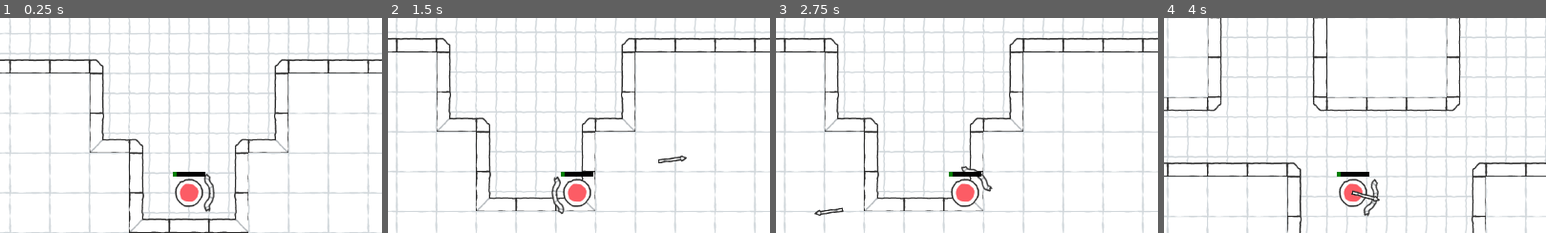
Above: before the commit, frames 1-4 (left to right).
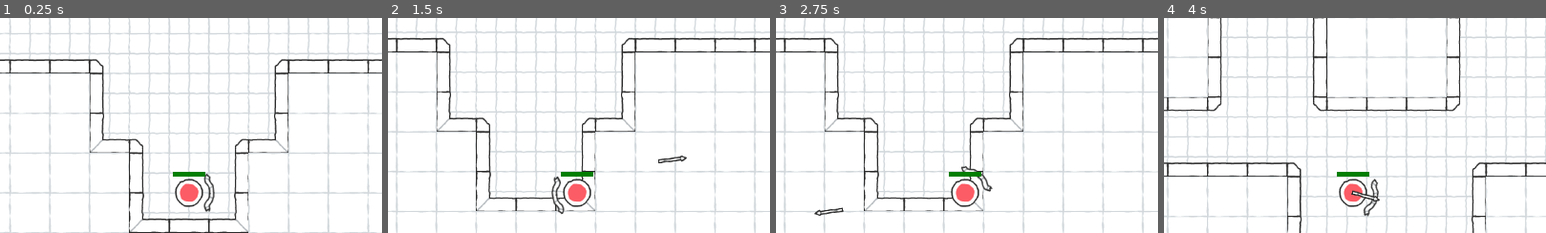
Above: after the commit, the same moments.

Repository: la-game/la-bh
Game: Godot game, scene res://src/game/maps/map_00.tscn
Two runs of this game, one before a commit and one after it. Both use one fixed random seed, a clock stepped at 60 frames per second and the inputs below. This scene is started directly instead of the project's main scene.
Inputs (mouse positions are % of the whole screen's width and height, from its top left):
- Up to frame 1 (0.25 s): no input
- Up to frame 2 (1.5 s): tap Enter at 0.5 s; move the mouse to (72, 45) at 0.52 s; hold D (move_right) 0.53-1.28 s; move the mouse to (30, 55) at 1.27 s; hold S (move_down) from 1.28 s (still down)
- Up to frame 3 (2.75 s): move the mouse to (60, 28) at 2.02 s; release S (move_down) at 2.03 s; hold D (move_right) from 2.03 s (still down)
- Up to frame 4 (4 s): move the mouse to (45, 70) at 2.77 s; release D (move_right) at 2.78 s; hold W (move_up) 2.78-3.53 s; move the mouse to (80, 65) at 3.52 s; hold A (move_left) from 3.53 s (still down)
The pictures show only the part of the screen within x 25-75%, y 9-59%; the shares and areas given below are measured in that part.

The runs differ from the first frame. In frame 1, 0.2% of the frame differs, in the area x 46-54%, y 71-74%; in frame 2, 0.2%; in frame 3, 0.2%; in frame 4, 0.2%.

Commit message:
Use hitbox.monitorable in enemy

Diff:
--- a/src/components/status_health/status_health.gd
+++ b/src/components/status_health/status_health.gd
@@ -33,7 +33,7 @@
 		value = v
 
 ## Block changes to health and shields value.[br]
-## This can be used to avoid changing health when the player is dead.
+## This can be used to avoid healing when the player is dead.
 var immutable: bool = false
 
 
--- a/src/game/enemies/enemy.gd
+++ b/src/game/enemies/enemy.gd
@@ -22,9 +22,11 @@
 
 
 func _on_status_health_reached_zero() -> void:
+	health.immutable = true
+	hitbox.monitorable = false
 	players_experience_bar.value += experience
 
 	# Calling "queue_free()" was making MultiplayerSynchonizer stop synchronizing,
 	# which means that any last changes were ignored (like health = 0).
-	var timer := get_tree().create_timer(0.01)
+	var timer := get_tree().create_timer(0.0001)
 	timer.timeout.connect(queue_free)
--- a/src/game/enemies/enemy_00/enemy_00.tscn
+++ b/src/game/enemies/enemy_00/enemy_00.tscn
@@ -25,7 +25,7 @@
 properties/1/spawn = true
 properties/1/replication_mode = 1
 
-[node name="Enemy00" type="CharacterBody2D" node_paths=PackedStringArray("health", "speed", "attack", "navigation", "hitbox", "synchronizer")]
+[node name="Enemy00" type="CharacterBody2D" node_paths=PackedStringArray("health", "speed", "attack", "navigation", "hitbox")]
 collision_layer = 0
 script = ExtResource("1_xa48n")
 health = NodePath("StatusHealth")
@@ -33,7 +33,6 @@
 attack = NodePath("StatusAttack")
 navigation = NodePath("EnemyNavigation")
 hitbox = NodePath("Hitbox")
-synchronizer = NodePath("MultiplayerSynchronizer")
 
 [node name="StatusHealth" parent="." instance=ExtResource("3_4af8a")]
 max_value = 1.0
--- a/src/game/player/player.gd
+++ b/src/game/player/player.gd
@@ -31,4 +31,5 @@
 	alive = false
 	movement.disabled = true
 	health.immutable = true
+	hitbox.monitorable = false
 	weapons.disable_all()
--- a/src/game/player/player.tscn
+++ b/src/game/player/player.tscn
@@ -67,7 +67,6 @@
 [node name="StatusHealth" parent="." node_paths=PackedStringArray("health_bar", "shield_bar") instance=ExtResource("1_5l3pl")]
 health_bar = NodePath("../HealthBar")
 shield_bar = NodePath("../ShieldBar")
-value = 10.0
 
 [node name="StatusSpeed" parent="." instance=ExtResource("2_eiwcd")]
 
